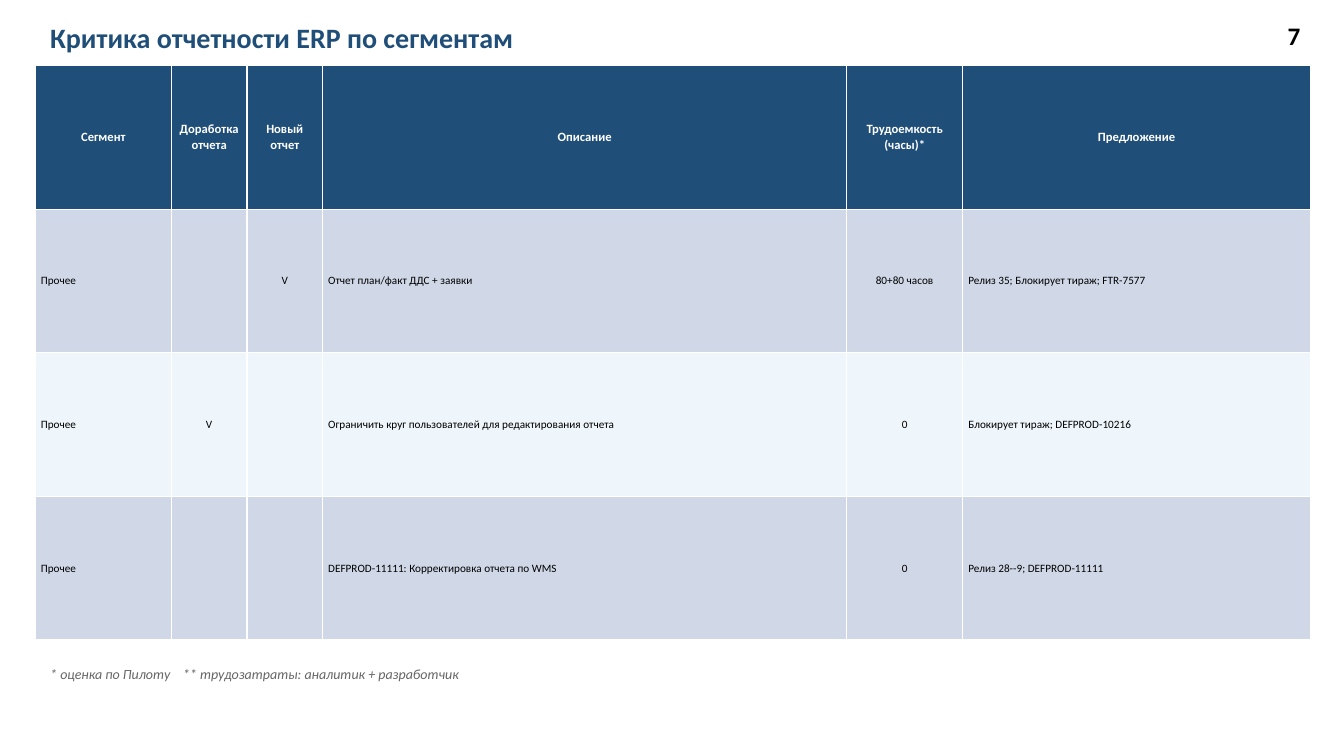
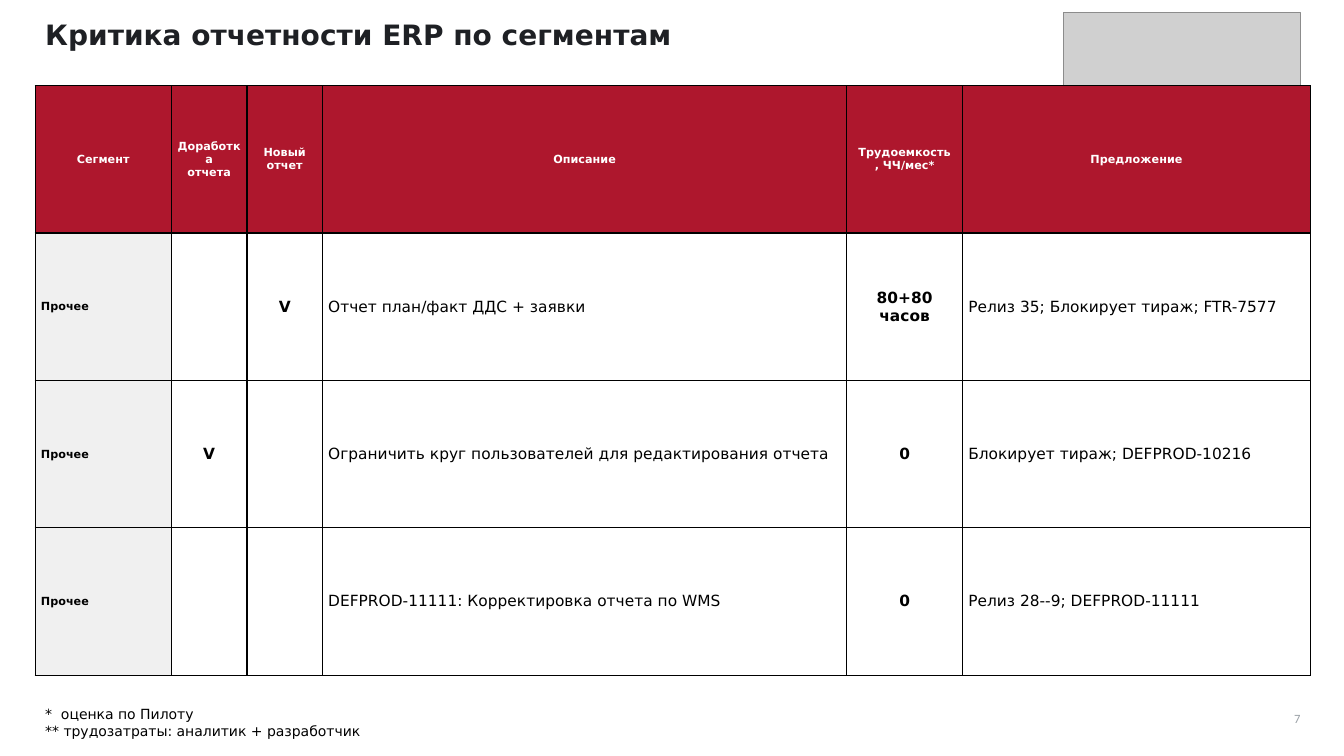
Before and after one commit to sokrat-in-me/pptx, a slide deck: slide 8 of Критика_отчетности_ERP_по_сегментам.pptx. Drawn at 1344x756 pixels with LibreOffice and Linux fonts; fonts in the diff are those of the drawing; grey boxes stand for pictures. Boxes give left, top, right and bottom in pixels: in the first picture for what was removed or moved away, otherwise in the second. Text is boxed around its words. In the diff, an @@ line names an element or a change of style, - is before the commit and + after.

```diff
--- a/Критика_отчетности_ERP_по_сегментам.pptx
+++ b/Критика_отчетности_ERP_по_сегментам.pptx
@@ text "Критика отчетности ERP по сегментам" at bbox=[45, 24, 672, 51]: font Calibri to DejaVu Sans, text colour #1F4E79 to #1E2024 @@
@@ picture added at bbox=[1064, 12, 1301, 100] @@
@@ table at bbox=[35, 86, 1311, 676] @@
-row 1, column 5: Трудоемкость / (часы)*
+row 1, column 5: Трудоемкость / , ЧЧ/мес*
@@ fill #1F4E79 to #AE172D in row 1 @@
@@ fill #D0D8E8 to #F0F0F0 in 2 cells @@
@@ fill #D0D8E8 to #FFFFFF in 10 cells @@
@@ fill #EEF5FB to #F0F0F0 in row 3, column 1 @@
@@ fill #EEF5FB to #FFFFFF in 5 cells @@
@@ size 9 to 8 pt in "Сегмент", "Доработка", "отчета", "Новый" and 3 more places @@
@@ font Calibri to DejaVu Sans @@
@@ bold on in "Прочее", "V", "80+80 часов", "Прочее" and 4 more places @@
@@ size 8 to 11 pt in "V", "Отчет план/факт ДДС + заявки", "80+80 часов", "Релиз 35; Блокирует тираж; FTR-7577" and 7 more places @@
@@ borders changed @@
@@ table: place and size @@
-table at bbox=[35, 66, 1311, 640]
+table at bbox=[35, 86, 1311, 676]
@@ text "* оценка по Пилоту ** ...": place and size @@
-text "* оценка по Пилоту ** ..." at bbox=[60, 669, 458, 682]
+text "* оценка по Пилоту ** ..." at bbox=[61, 708, 360, 739]
@@ text "* оценка по Пилоту ** ..." at bbox=[61, 708, 360, 739]: font Calibri to DejaVu Sans, text colour #666666 to #000000, italic off @@
@@ text "7": place and size @@
-text "7" at bbox=[1288, 28, 1301, 45]
+text "7" at bbox=[1294, 715, 1300, 723]
@@ text "7" at bbox=[1294, 715, 1300, 723]: size 18 to 9 pt, text colour #000000 to #9AA0A6, bold off @@
```
Also in this commit, not shown: 8 other slides changed, 3 other files.
